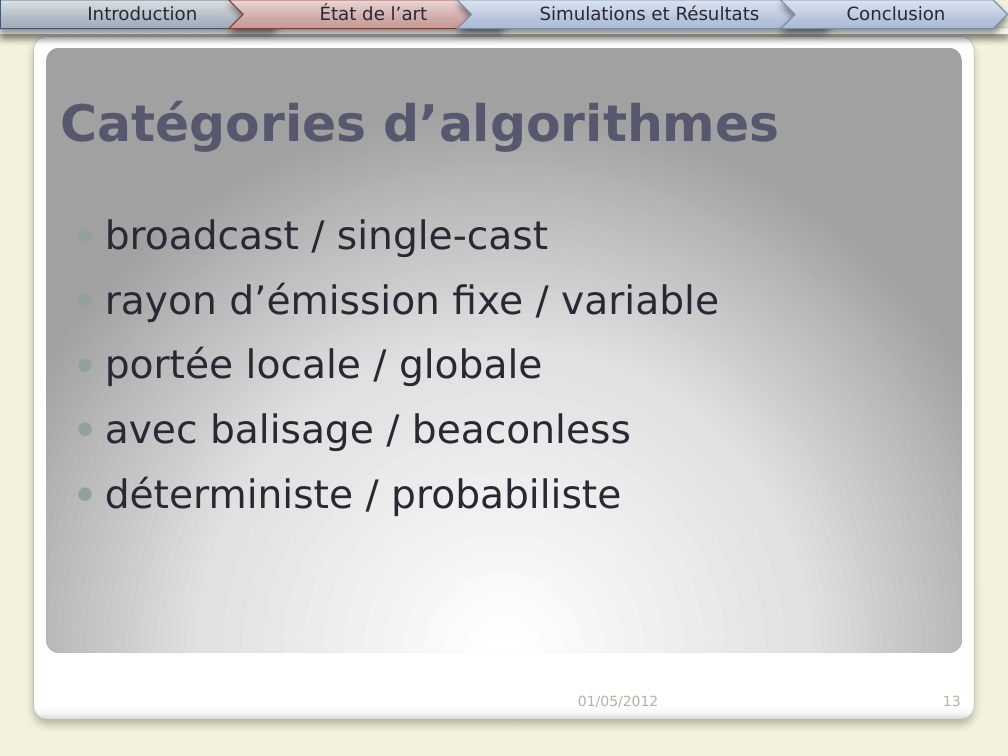
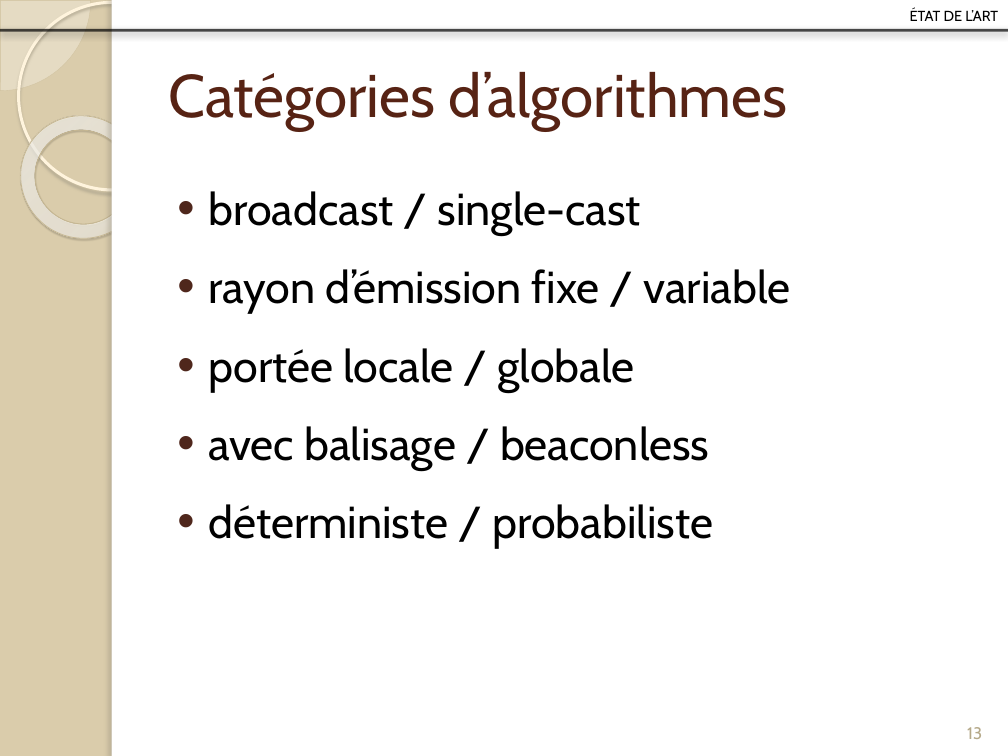
Before and after one commit to Patre/Energy-saving-in-sensors--networks, a slide deck: slide 13 of Redaction/Presentation/pres.pptx. Drawn at 1008x756 pixels with LibreOffice and Linux fonts; fonts in the diff are those of the drawing. Boxes give left, top, right and bottom in pixels: in the first picture for what was removed or moved away, otherwise in the second. Text is boxed around its words. In the diff, an @@ line names an element or a change of style, - is before the commit and + after.

```diff
--- a/Redaction/Presentation/pres.pptx
+++ b/Redaction/Presentation/pres.pptx
@@ background #F3F2DC to #DACCAB @@
@@ pie slice (boxed as its full ellipse) added at (0, 0, 91, 91), fill #FEFAF4 at 33% opacity, outline #D3C39F 0.25 pt @@
@@ ellipse added at (18, 2, 206, 190), outline #FFF5DE 2.15 pt @@
@@ rectangle added at (112, 0, 1008, 756), fill #FFFFFF @@
@@ rectangle added at (112, 0, 120, 756), fill #FFFFFF @@
@@ group removed at (0, 0, 1008, 31): 3 texts, 3 chevrons, 1 line, 1 pentagon arrow @@
-Introduction
-Simulations et Résultats
-Conclusion
@@ text at (910, 8, 998, 21): text changed; size 13 to 12.9 pt; font DejaVu Sans to Cabin; text colour #292934 to #000000 @@
-État de l’art
+état de l’art
@@ line (0, 30) - (1008, 30): stroke #292934 3.35 pt to #000000 2 pt @@
@@ rounded rectangle removed at (33, 36, 974, 720) @@
@@ rounded rectangle removed at (46, 47, 962, 652) @@
@@ title "Catégories d’algorithmes": place and size @@
-title "Catégories d’algorithmes" at (60, 101, 780, 152)
+title "Catégories d’algorithmes" at (168, 72, 787, 130)
@@ title "Catégories d’algorithmes" at (168, 72, 787, 130): size 36 to 43 pt, font DejaVu Sans to Cabin, text colour #57576E to #572314, bold off; vertical alignment bottom to middle @@
@@ donut added at (0, 91, 169, 263), fill gradient #FFFCF6 to #FFFEFB to #F0D28E, outline #C7B893 0.58 pt @@
@@ text "broadcast / single-cast": place and size @@
-text "broadcast / single-cast" at (105, 219, 719, 516)
+text "broadcast / single-cast" at (209, 191, 791, 548)
@@ text "broadcast / single-cast" at (209, 191, 791, 548): size 28 to 32 pt, font DejaVu Sans to Cabin, text colour #292934 to #000000; bullet ● to •; more space between paragraphs; bullet colour #93A299 to #4F271C @@
@@ text removed at (578, 696, 658, 707) @@
-01/05/2012
@@ page number: place and size @@
-page number at (943, 696, 961, 706)
+page number at (967, 727, 982, 739)
@@ page number at (967, 727, 982, 739): size 10 to 12 pt, font DejaVu Sans to Cabin, text colour #B4B3A3 to #B6A98A; alignment right to centre @@
```
Also in this commit, not shown: 22 other slides changed, 5 slides added, 15 slides removed, 5 other files.
